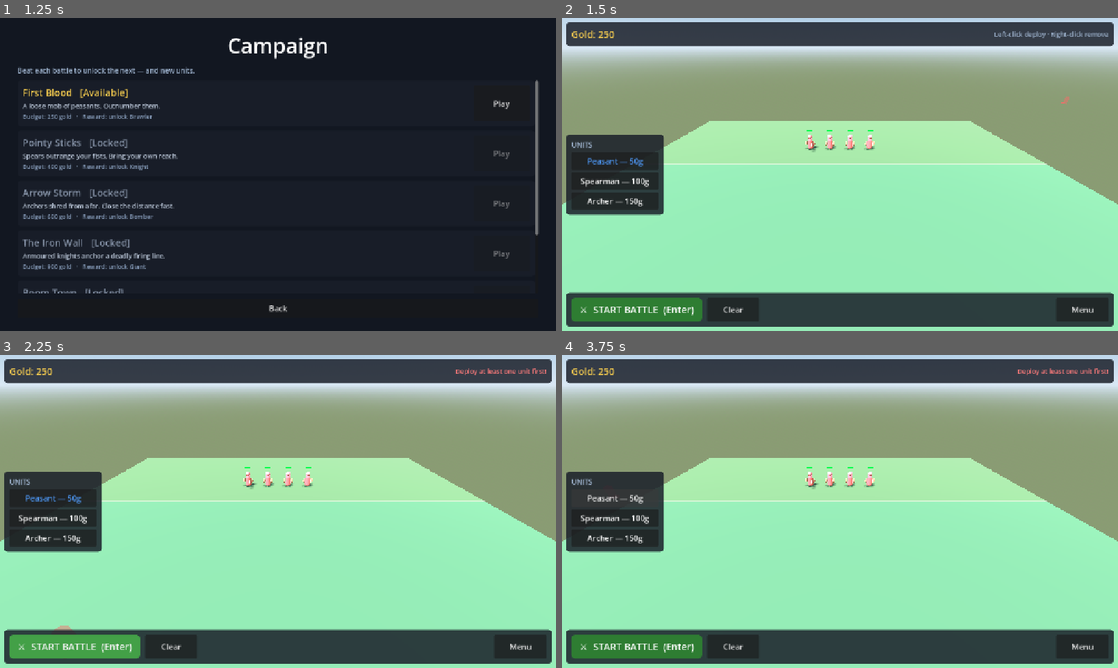
Above: before the commit, frames 1-4 (two rows, left to right).
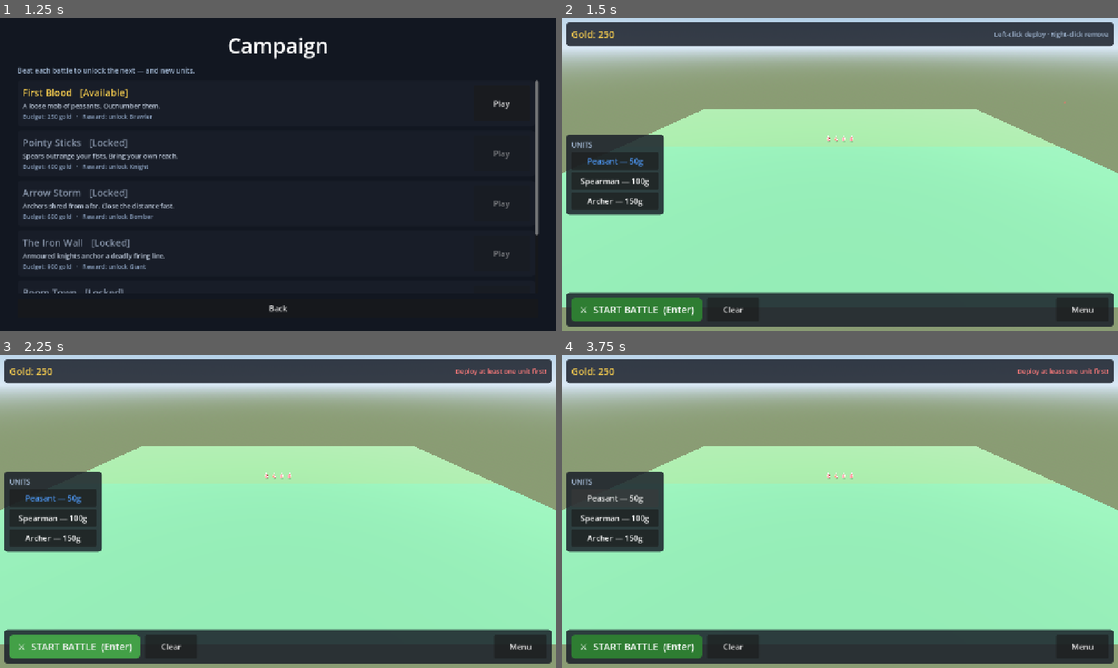
Above: after the commit, the same moments.

Repository: jaygriggsau/sameduck
Game: Godot game, scene res://scenes/Main.tscn
Same seed, same stepped clock (60 frames per second), same inputs: the game is played once before the commit and once after it.
Inputs:
- Up to frame 1 (1.25 s): click "Campaign" at 0.5 s
- Up to frame 2 (1.5 s): click "Play" at 1.25 s
- Up to frame 3 (2.25 s): click "⚔ START BATTLE (Enter)" at 2 s
- Up to frame 4 (3.75 s): click "⚔ START BATTLE (Enter)" at 2.75 s; click "Peasant — 50g" at 3.5 s

Frame 1 is identical in both runs. In frame 2, 6.3% of the frame differs, in the area x 0-100%, y 25-100%; in frame 3, 6.3%, in the area x 0-100%, y 29-100%; in frame 4, 6.3%.

Commit message:
Triple the battlefield size
Enlarge the arena from 44x30 to 132x90. Everything (ground, boundary walls,
deployment zones, enemy spawning) derives from FIELD_X/FIELD_Z, so it all
scales consistently. Scaled the camera to match: faster pan/fly, higher max
zoom (so the whole field fits in view), a wider default deployment overview,
and a deployment focus shifted into the larger player half.

Verified by rendering the deployment view (default + fully zoomed-out) via
Xvfb and an autobattle smoke test on the larger map.

https://claude.ai/code/session_018Rw3TJtXTzeM8sAcv6E2nx

Diff:
--- a/scripts/camera/RTSCamera.gd
+++ b/scripts/camera/RTSCamera.gd
@@ -15,21 +15,21 @@
 
 enum Mode { ORBIT, FLY }
 
-@export var pan_speed: float = 14.0
+@export var pan_speed: float = 34.0
 @export var rotate_speed: float = 1.6
-@export var zoom_speed: float = 2.5
+@export var zoom_speed: float = 4.0
 @export var min_zoom: float = 8.0
-@export var max_zoom: float = 34.0
+@export var max_zoom: float = 95.0
 
 @export var look_sensitivity: float = 0.0045
-@export var fly_speed: float = 16.0
+@export var fly_speed: float = 32.0
 @export var min_fly_speed: float = 4.0
-@export var max_fly_speed: float = 60.0
+@export var max_fly_speed: float = 110.0
 
 # ORBIT state
 var focus: Vector3 = Vector3.ZERO
 var _yaw: float = 0.0
-var _zoom: float = 20.0
+var _zoom: float = 48.0
 var _pitch_ratio: float = 0.62
 
 # FLY state
--- a/scripts/world/Arena.gd
+++ b/scripts/world/Arena.gd
@@ -7,8 +7,8 @@
 signal budget_changed(remaining: int)
 signal counts_changed(team_a: int, team_b: int)
 
-const FIELD_X := 44.0   # width
-const FIELD_Z := 30.0   # depth
+const FIELD_X := 132.0  # width
+const FIELD_Z := 90.0   # depth
 const MARGIN := 1.5     # neutral strip at the centre line
 
 var mode: int = GameManager.Mode.CAMPAIGN
@@ -151,7 +151,7 @@
 
 func _build_camera() -> void:
 	_camera = RTSCamera.new()
-	_camera.focus = Vector3(0, 0, 2)
+	_camera.focus = Vector3(0, 0, 16)
 	add_child(_camera)
 
 # --- Placement ------------------------------------------------------------
